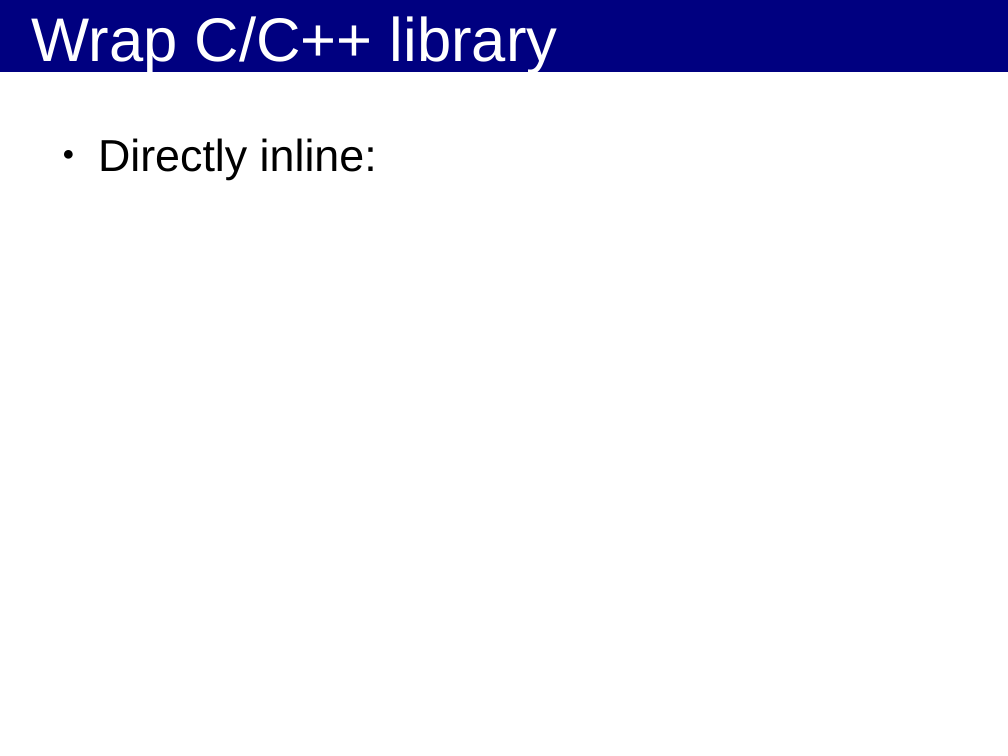
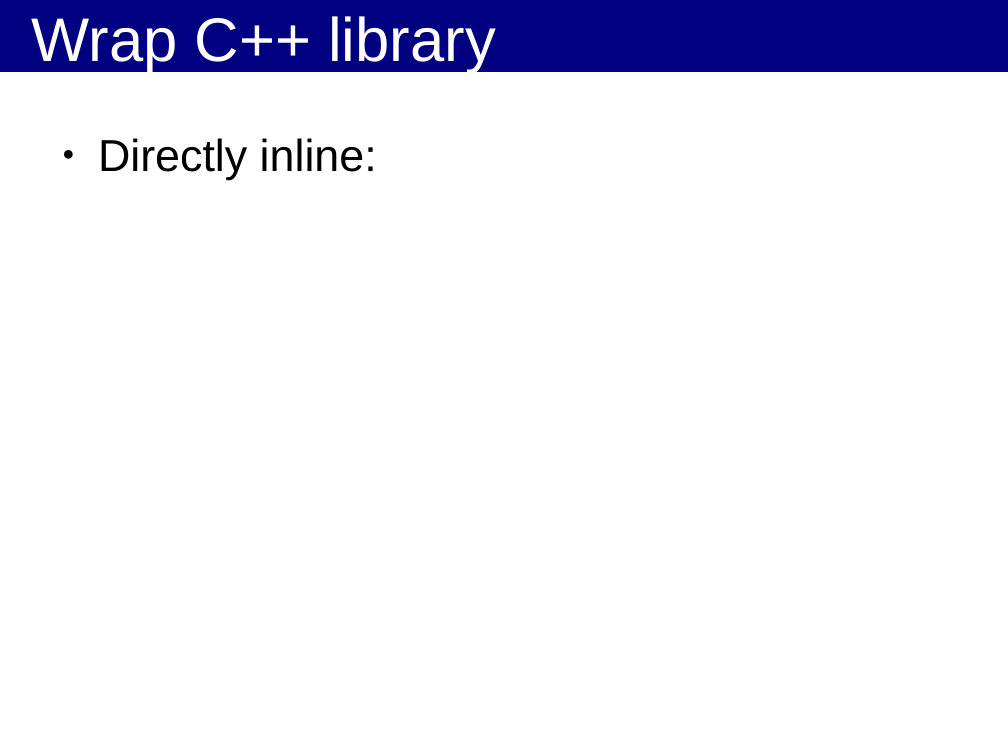
Before and after one commit to kif/HPP, a slide deck: slide 16 of Cython_OpenCL.odp (slide 11 before the commit). Drawn at 1008x756 pixels with LibreOffice and Linux fonts; fonts in the diff are those of the drawing; background and template pictures are left out. Boxes give left, top, right and bottom in pixels: in the first picture for what was removed or moved away, otherwise in the second. Text is boxed around its words. In the diff, an @@ line names an element or a change of style, - is before the commit and + after.

```diff
--- a/Cython_OpenCL.odp
+++ b/Cython_OpenCL.odp
@@ title at (32,16,496,73): text changed @@
-Wrap C/C++ library
+Wrap C++ library
```
Also in this commit, not shown: 3 other slides changed, 5 slides added.
